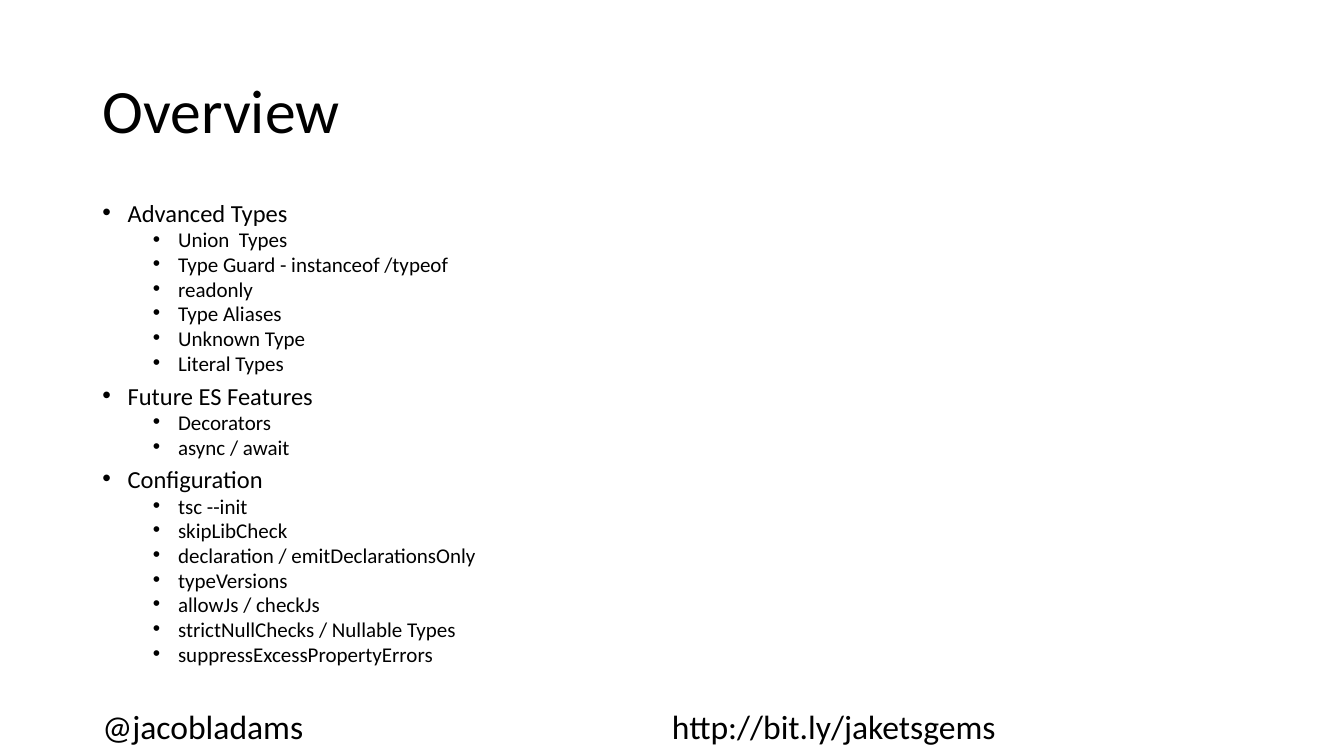
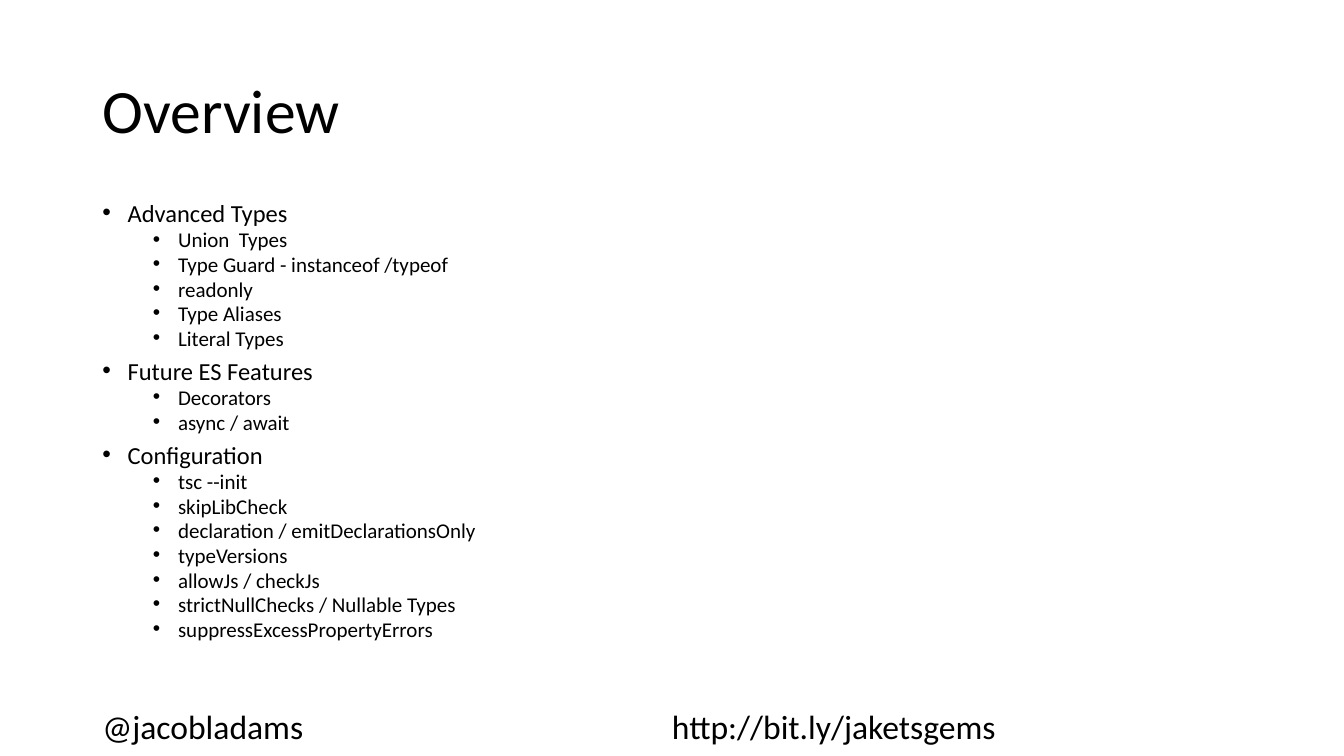
Before and after one commit to jacobladams/hidden-gems-in-typescript-presentation, a slide deck: slide 3 of Hidden Gems In TypeScript.pptx. Drawn at 1344x756 pixels with LibreOffice and Linux fonts; fonts in the diff are those of the drawing. Boxes give left, top, right and bottom in pixels: in the first picture for what was removed or moved away, otherwise in the second. Text is boxed around its words. In the diff, an @@ line names an element or a change of style, - is before the commit and + after.

```diff
--- a/Hidden Gems In TypeScript.pptx
+++ b/Hidden Gems In TypeScript.pptx
@@ text at [178,331,305,350]: paragraph removed @@
-  • Unknown Type
```
Also in this commit, not shown: 1 other slide changed.
